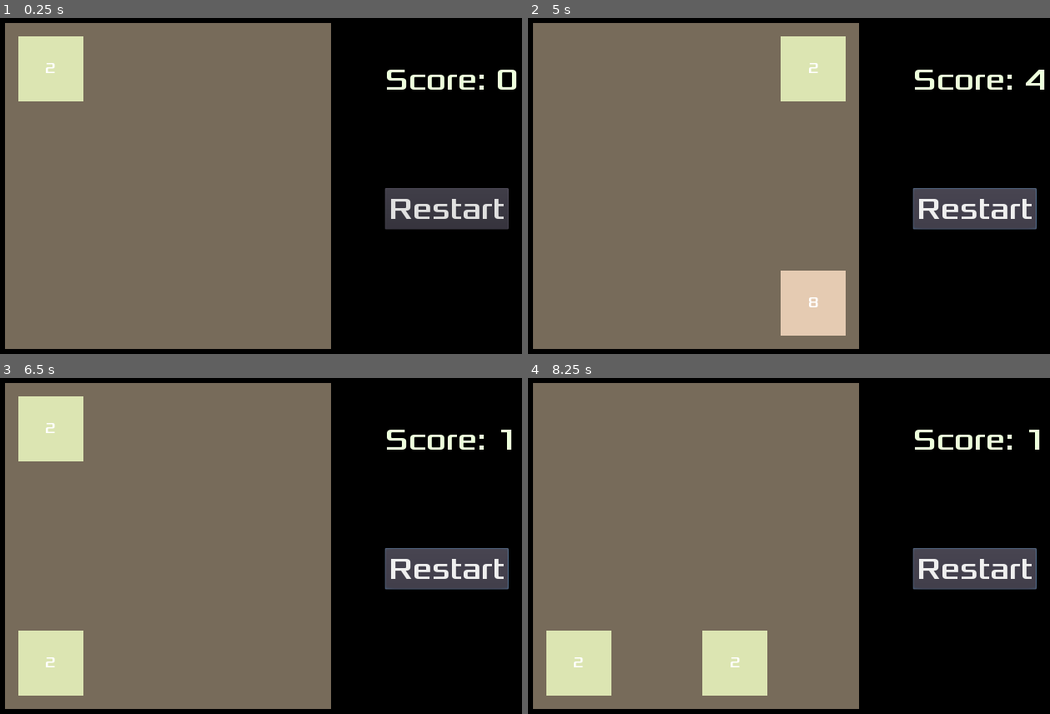
Above: before the commit, frames 1-4 (two rows, left to right).
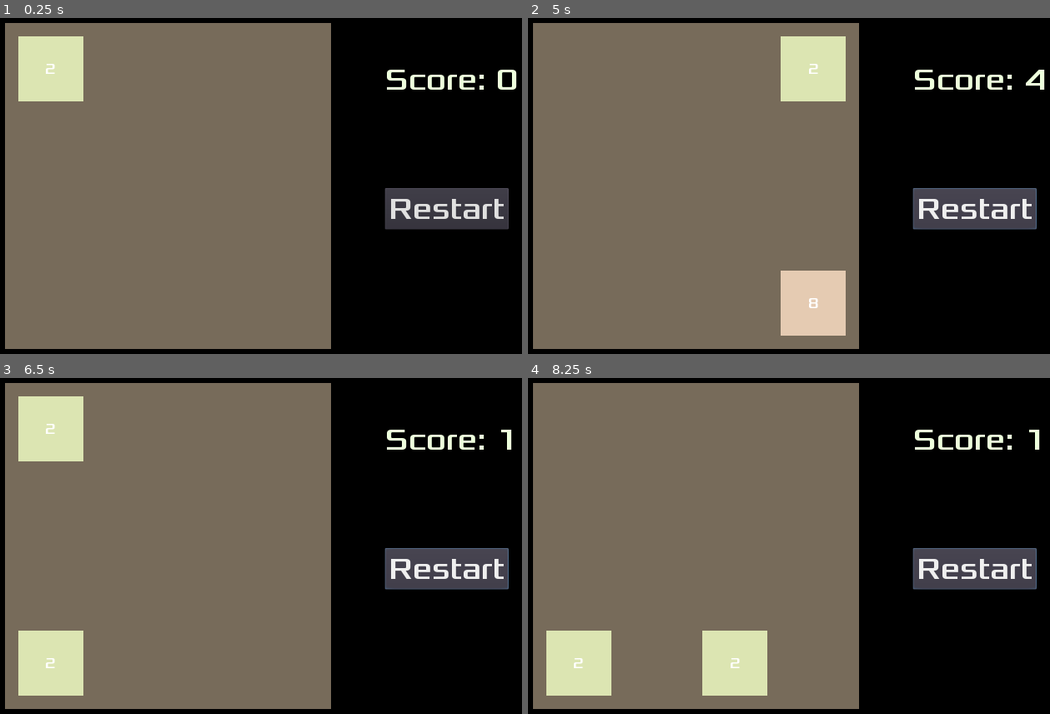
Above: after the commit, the same moments.

Repository: esperandote/2048
Game: Godot game, scene res://Main.tscn
Same seed, same stepped clock (60 frames per second), same inputs: the game is played once before the commit and once after it.
Inputs:
- Up to frame 1 (0.25 s): no input
- Up to frame 2 (5 s): click "Restart" at 0.5 s; click "Restart" at 1.25 s; click "Restart" at 2 s; tap Enter at 2.75 s; hold Right (ui_right) 2.78-3.53 s; hold Down (ui_down) 3.53-4.28 s; hold Right (ui_right) from 4.28 s (still down)
- Up to frame 3 (6.5 s): release Right (ui_right) at 5.03 s; hold Up (ui_up) 5.03-5.78 s; tap Space at 5.75 s; hold Left (ui_left) from 5.78 s (still down)
- Up to frame 4 (8.25 s): tap Enter at 7.25 s; release Left (ui_left) at 7.28 s; hold Down (ui_down) 7.28-8.03 s; hold Right (ui_right) from 8.03 s (still down)

The runs differ from the first frame. In frame 1, less than 0.1% of the frame differs, in the area x 8-11%, y 13-17%; in frame 2, less than 0.1%; in frame 3, less than 0.1%, in the area x 8-11%, y 13-87%; in frame 4, less than 0.1%.

Commit message:
feat: 增加数字加倍时的动画效果;一些导出设置

Diff:
--- a/NumberItem.gd
+++ b/NumberItem.gd
@@ -18,14 +18,22 @@
 
 var moveStatus = MoveStatus.NotMoving
 var moveCount = 0
+var doublingStatus = 0 # 0 > 1 >...> 7 > 0
 
 func sync_position():
-	self.position.x = xIndex * 120 + 70
-	self.position.y = yIndex * 120 + 70
+	self.position.x = (xIndex + 1) * 120
+	self.position.y = (yIndex + 1) * 120
 
 func sync_number():
-	self.get_child(0).color = colors[level - 1]
+	self.get_child(0).color = colors[(level - 1) % 13]
 	self.get_child(1).text = String(pow(2, level))
+
+func set_doublin_status(status: int):
+	doublingStatus = status
+	var newScale = 1.2 - abs(4 - doublingStatus) * 0.05
+	$ColorRect.rect_scale.x = newScale
+	$ColorRect.rect_scale.y = newScale
+
 
 func move(moveStatus: int, moveCount: int):
 	self.moveStatus = moveStatus
@@ -34,6 +42,7 @@
 func double():
 	self.level = self.level + 1
 	self.sync_number()
+	doublingStatus = 1
 
 # Called when the node enters the scene tree for the first time.
 func _ready():
@@ -42,27 +51,33 @@
 
 # Called every frame. 'delta' is the elapsed time since the previous frame.
 func _process(delta):
+	# move
 	if(self.moveStatus == MoveStatus.MovingLeft):
-		if(self.position.x <= (self.xIndex - self.moveCount) * 120 + 70):
+		if(self.position.x <= (self.xIndex - self.moveCount + 1) * 120):
 			self.moveStatus = MoveStatus.NotMoving
 			self.xIndex = self.xIndex - self.moveCount
 		else:
 			self.position.x = self.position.x - speed
 	if(self.moveStatus == MoveStatus.MovingRight):
-		if(self.position.x >= (self.xIndex + self.moveCount) * 120 + 70):
+		if(self.position.x >= (self.xIndex + self.moveCount + 1) * 120):
 			self.moveStatus = MoveStatus.NotMoving
 			self.xIndex = self.xIndex + self.moveCount
 		else:
 			self.position.x = self.position.x + speed
 	if(self.moveStatus == MoveStatus.MovingUp):
-		if(self.position.y <= (self.yIndex - self.moveCount) * 120 + 70):
+		if(self.position.y <= (self.yIndex - self.moveCount + 1) * 120):
 			self.moveStatus = MoveStatus.NotMoving
 			self.yIndex = self.yIndex - self.moveCount
 		else:
 			self.position.y = self.position.y - speed
 	if(self.moveStatus == MoveStatus.MovingDown):
-		if(self.position.y >= (self.yIndex + self.moveCount) * 120 + 70):
+		if(self.position.y >= (self.yIndex + self.moveCount + 1) * 120):
 			self.moveStatus = MoveStatus.NotMoving
 			self.yIndex = self.yIndex + self.moveCount
 		else:
 			self.position.y = self.position.y + speed
+	#double
+	if(doublingStatus > 0 and doublingStatus < 8):
+		set_doublin_status(doublingStatus + 1)
+	else:
+		set_doublin_status(0)
--- a/NumberItem.tscn
+++ b/NumberItem.tscn
@@ -13,17 +13,21 @@
 script = ExtResource( 2 )
 
 [node name="ColorRect" type="ColorRect" parent="."]
-margin_right = 100.0
-margin_bottom = 100.0
+margin_left = -50.0
+margin_top = -50.0
+margin_right = 50.0
+margin_bottom = 50.0
+rect_pivot_offset = Vector2( 50, 50 )
 color = Color( 0.764706, 0.764706, 0.623529, 1 )
 __meta__ = {
 "_edit_use_anchors_": false
 }
 
 [node name="Label" type="Label" parent="."]
-margin_top = -1.0
-margin_right = 100.0
-margin_bottom = 100.0
+margin_left = -50.0
+margin_top = -50.0
+margin_right = 50.0
+margin_bottom = 50.0
 custom_fonts/font = SubResource( 1 )
 align = 1
 valign = 1
Not shown, changed: export_presets.cfg
Binary file changed: icon.png
